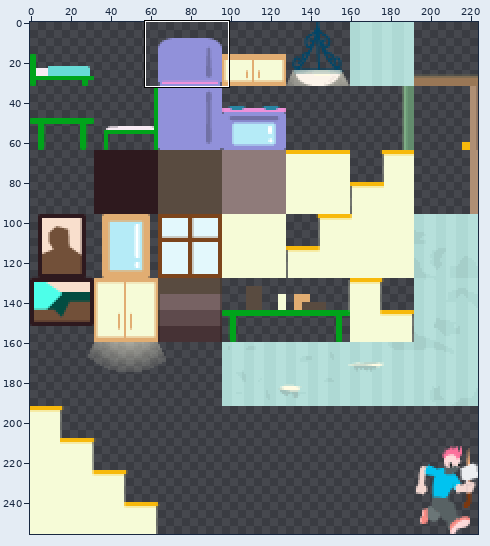
A sprite sheet gets an edit: data/house-tiles/bedroom-roman.png. The picture above shows the old version from afar; the outline marks the close-up.
Close-up. Before the commit:
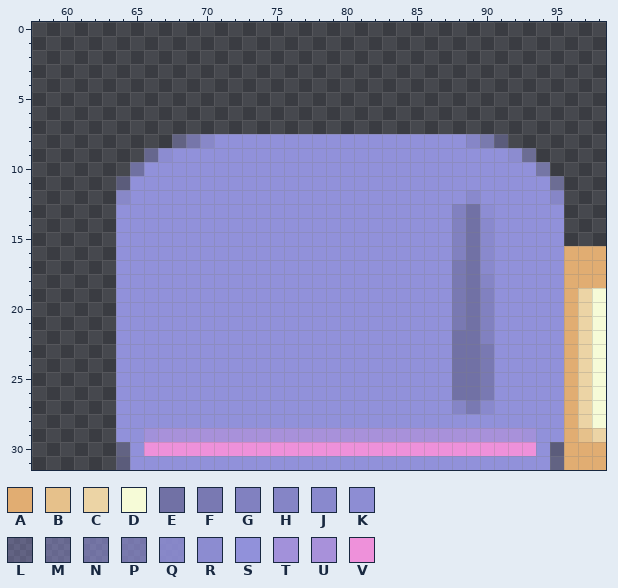
The file is 224x256 pixels. Pixels under 10% opacity are left out. Colours within 5 levels of each other are drawn and written as one. Shown: x 58..98, y 0..31. The commit also changed other parts of the picture, which this record leaves out.
Palette (. is transparent): A #e1ad72  B #e6c18b  C #ecd4a5  D #f6fbd7  E #7171a5  F #7979b2  G #8181c0  H #8585c6  J #8989cd  K #8d8dd3  L #9191da60  M #9191da80  N #9191da9f  P #9191daaf  Q #9191dadf  R #9191daef  S #9191da  T #a291da  U #a891da  V #ee91da
Pixels before, first column x 64:
 8 ....LPQSSSSSSSSSSSSSSSSSSQPL.......
 9 ..MRSSSSSSSSSSSSSSSSSSSSSSSSRM.....
10 .NSSSSSSSSSSSSSSSSSSSSSSSSSSSSN....
11 LSSSSSSSSSSSSSSSSSSSSSSSSSSSSSSM...
12 QSSSSSSSSSSSSSSSSSSSSSSSSJSSSSSQ...
13 SSSSSSSSSSSSSSSSSSSSSSSSGEKSSSSS...
14 SSSSSSSSSSSSSSSSSSSSSSSSGEJSSSSS...
15 SSSSSSSSSSSSSSSSSSSSSSSSGEJSSSSS...
16 SSSSSSSSSSSSSSSSSSSSSSSSGEJSSSSSAAA
17 SSSSSSSSSSSSSSSSSSSSSSSSFEJSSSSSAAA
18 SSSSSSSSSSSSSSSSSSSSSSSSFEHSSSSSAAA
19 SSSSSSSSSSSSSSSSSSSSSSSSFEGSSSSSACD
20 SSSSSSSSSSSSSSSSSSSSSSSSFEGSSSSSACD
21 SSSSSSSSSSSSSSSSSSSSSSSSFEGSSSSSACD
22 SSSSSSSSSSSSSSSSSSSSSSSSEEGSSSSSACD
23 SSSSSSSSSSSSSSSSSSSSSSSSEEFSSSSSACD
24 SSSSSSSSSSSSSSSSSSSSSSSSEEFSSSSSACD
25 SSSSSSSSSSSSSSSSSSSSSSSSEEFSSSSSACD
26 SSSSSSSSSSSSSSSSSSSSSSSSEEFSSSSSACD
27 SSSSSSSSSSSSSSSSSSSSSSSSHFJSSSSSACD
28 SSSSSSSSSSSSSSSSSSSSSSSSSSSSSSSSACD
29 SSTUUUUUUUUUUUUUUUUUUUUUUUUUUTSSABC
30 LSVVVVVVVVVVVVVVVVVVVVVVVVVVVVSLAAA
31 LSSSSSSSSSSSSSSSSSSSSSSSSSSSSSSLAAA
Now the later version:
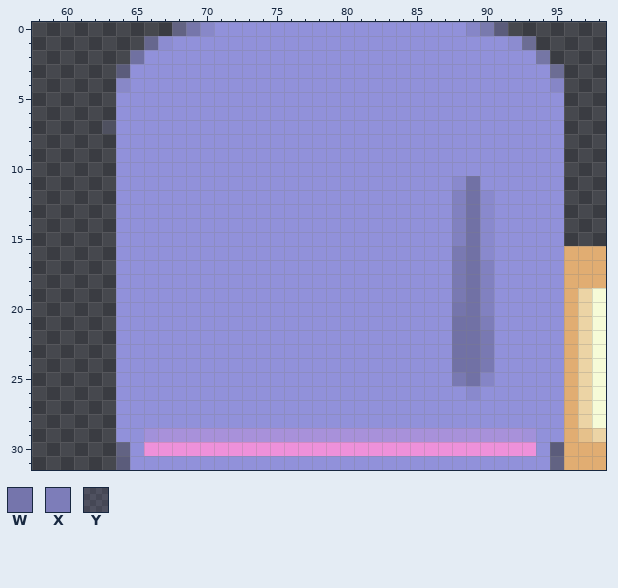
Colours new in this view: W #7575ac  X #7d7db9  Y #9191da20
Difference:
Changed rows in their new state; - is an unchanged pixel.
first column x 63:
 0 -----LPQSSSSSSSSSSSSSSSSSSQPL----
 1 ---MRSSSSSSSSSSSSSSSSSSSSSSSSRM--
 2 --NSSSSSSSSSSSSSSSSSSSSSSSSSSSSN-
 3 -LSSSSSSSSSSSSSSSSSSSSSSSSSSSSSSM
 4 -QSSSSSSSSSSSSSSSSSSSSSSSSSSSSSSQ
 5 -SSSSSSSSSSSSSSSSSSSSSSSSSSSSSSSS
 6 -SSSSSSSSSSSSSSSSSSSSSSSSSSSSSSSS
 7 YSSSSSSSSSSSSSSSSSSSSSSSSSSSSSSSS
 8 -SSSSSSS------------------SSSSSSS
 9 -SSSS------------------------SSSS
10 -SS----------------------------SS
11 -S-----------------------JE-----S
12 -S-----------------------GEJ----S
13 ---------------------------J-----
16 -------------------------F-------
17 ---------------------------G-----
18 ---------------------------G-----
20 -------------------------W-------
21 -------------------------E-X-----
22 ---------------------------F-----
25 -------------------------F-H-----
26 -------------------------SJS-----
27 -------------------------SSS-----
Changed places in both close-ups, as pixel boxes (x1, y1, x2, y2):
changed: (102, 22, 564, 414)
